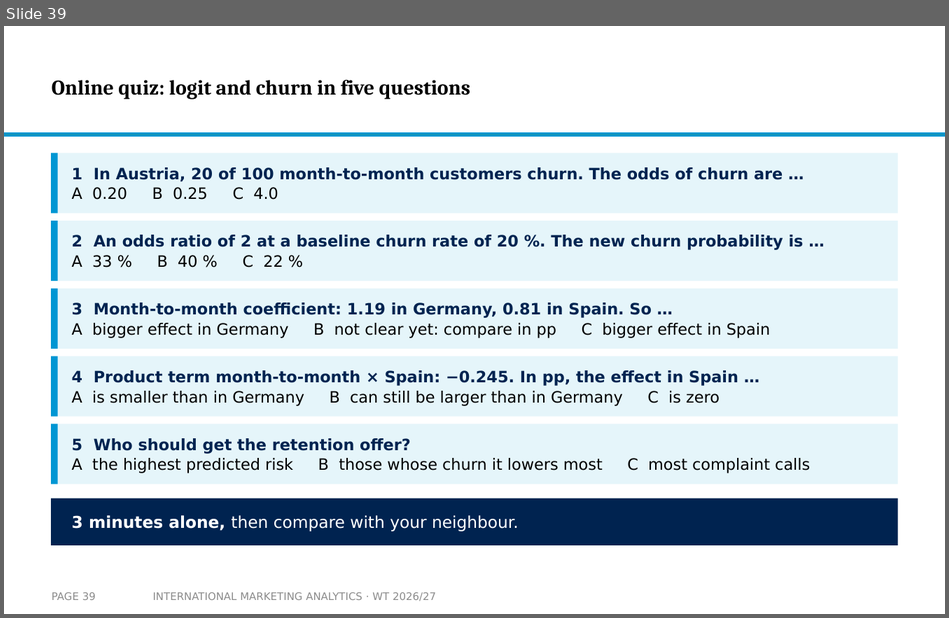
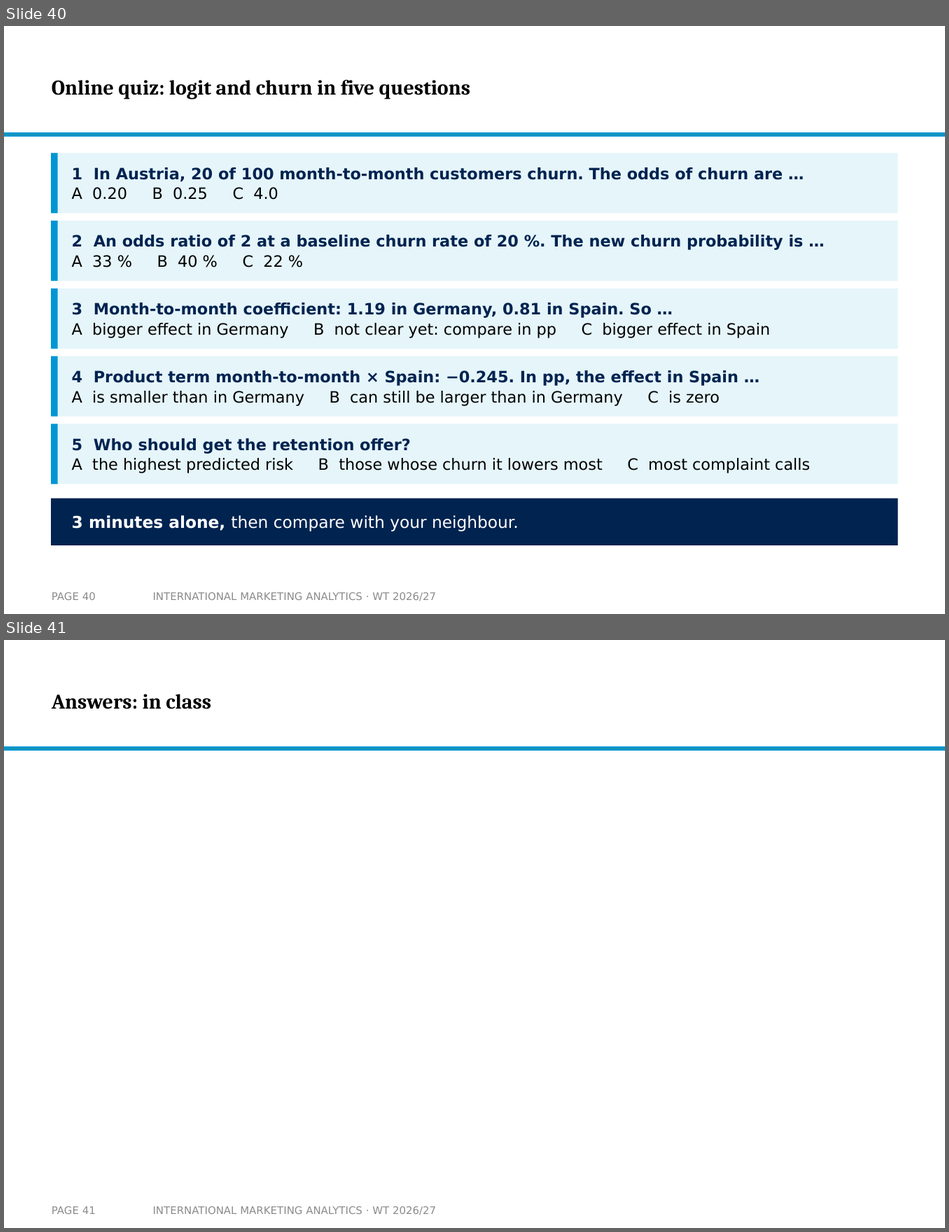
Before and after one commit to arnefloh-wu/international-marketing-analytics-teaching, a slide deck: slides/logistic-regression-in-international-marketing_WT26-27.pptx. Shown one above the other, each under a label of ours: slide 39 before the commit, slides 40 and 41 after it. The pictures are 949x618 and 949x1232 pixels, drawn with LibreOffice and Linux fonts; fonts in the diff are those of the drawing; background and template pictures are left out. Boxes give left, top, right and bottom in pixels: in the first picture for what was removed or moved away, otherwise in the second. Text is boxed around its words. In the diff, an @@ line names an element or a change of style, - is before the commit and + after.

```diff
--- a/slides/logistic-regression-in-international-marketing_WT26-27.pptx
+++ b/slides/logistic-regression-in-international-marketing_WT26-27.pptx
@@ slide 41 added at <box>4,640,945,1228</box>, background #FFFFFF; not listed: 1 template element that a slide beside it also shows @@
@@ title added at <box>52,694,211,709</box>, 16 pt, text #000000, bold @@
+Answers: in class
@@ page number added at <box>52,1206,96,1214</box>, 8 pt, text #8C8C8C @@
+PAGE 41
@@ text added at <box>153,1206,436,1215</box>, 8 pt, text #8C8C8C @@
+INTERNATIONAL MARKETING ANALYTICS · WT 2026/27
@@ what was slide 39 is now slide 40 @@
@@ page number at <box>52,592,96,600</box>: text changed @@
-PAGE 39
+PAGE 40
```
Also in this commit, not shown: 1 slide changed, 3 other files.
